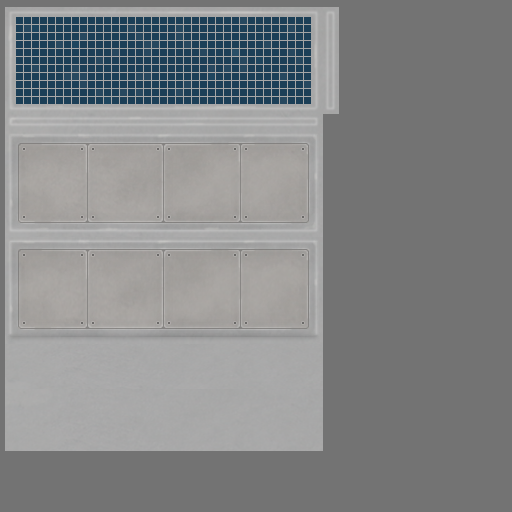
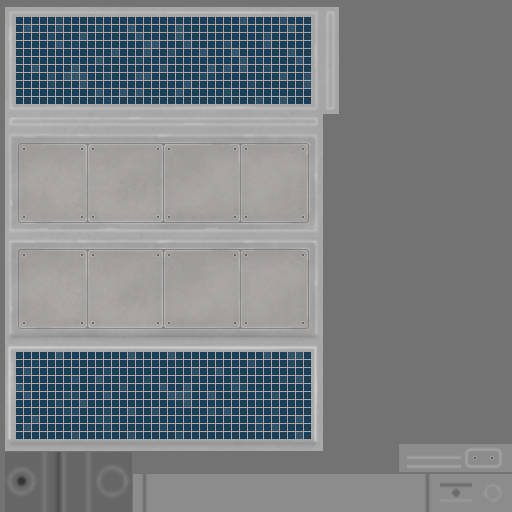
Revision of a layered 512×512 image; what changed, layer by layer:
added layer "Hinge Bolts" (50%) above "Hinge High" over [474, 457, 493, 459]
added layer "Hinge High" (50%) above "Pivot High" over [407, 446, 504, 470]
added layer "Pivot High" (25%) above "Pivot Low" over [440, 482, 504, 504]
added layer "Pivot Low" (25%) above "Base Low" over [140, 474, 472, 512]
added layer "Base Low" above "Base High" over [14, 452, 64, 512]
added layer "Base High" (50%) above "Panel Low 1" over [5, 452, 132, 512]
painted on "Panel Low 1" over [7, 438, 318, 448]
painted on "Panel High 2" over [9, 346, 318, 442]
"Panel High 1": opacity 50% → 100%, painted on it over [7, 17, 318, 443]
painted on "Cell" over [16, 352, 311, 439]
painted on "b" over [5, 444, 512, 512]
